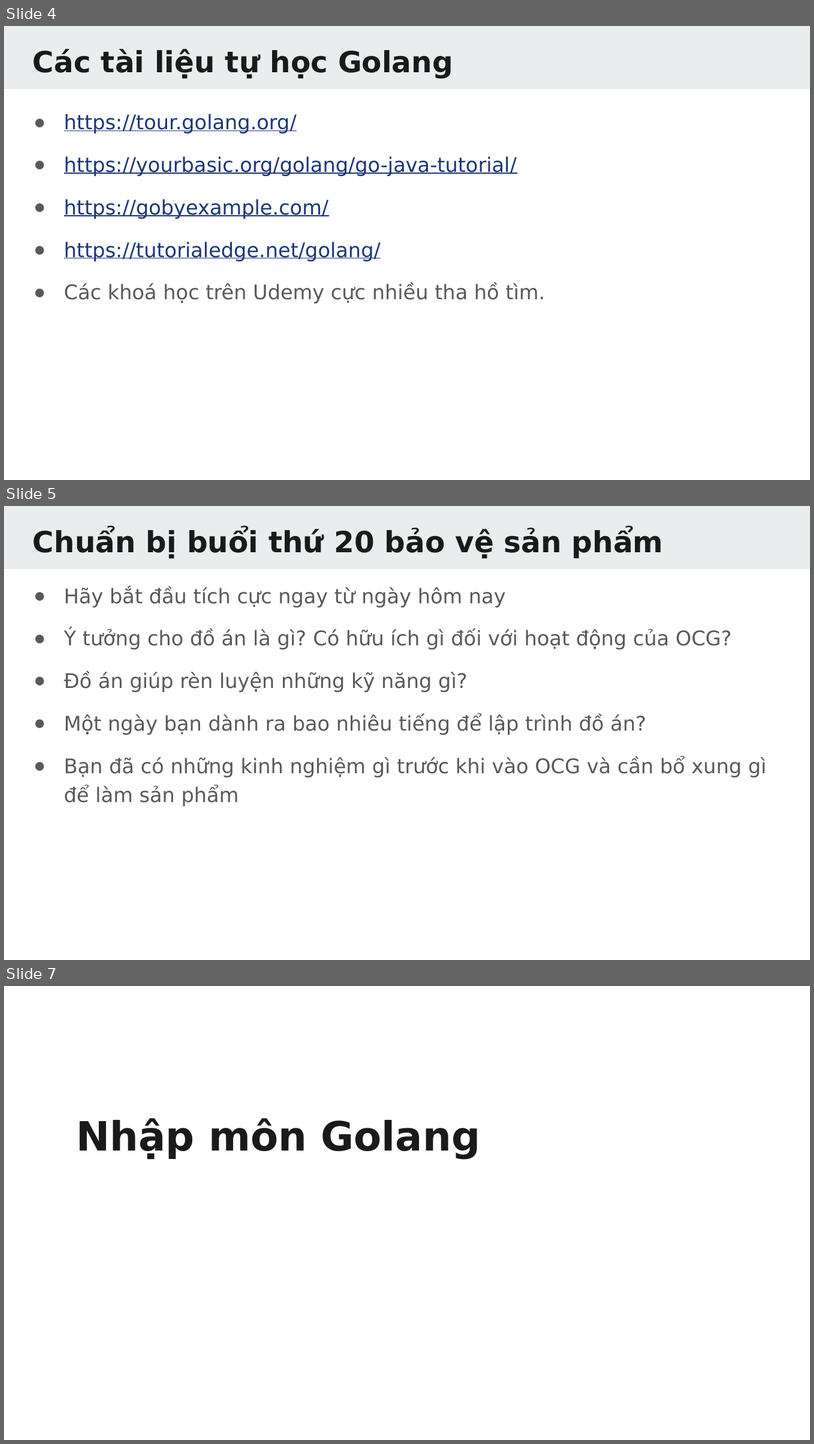
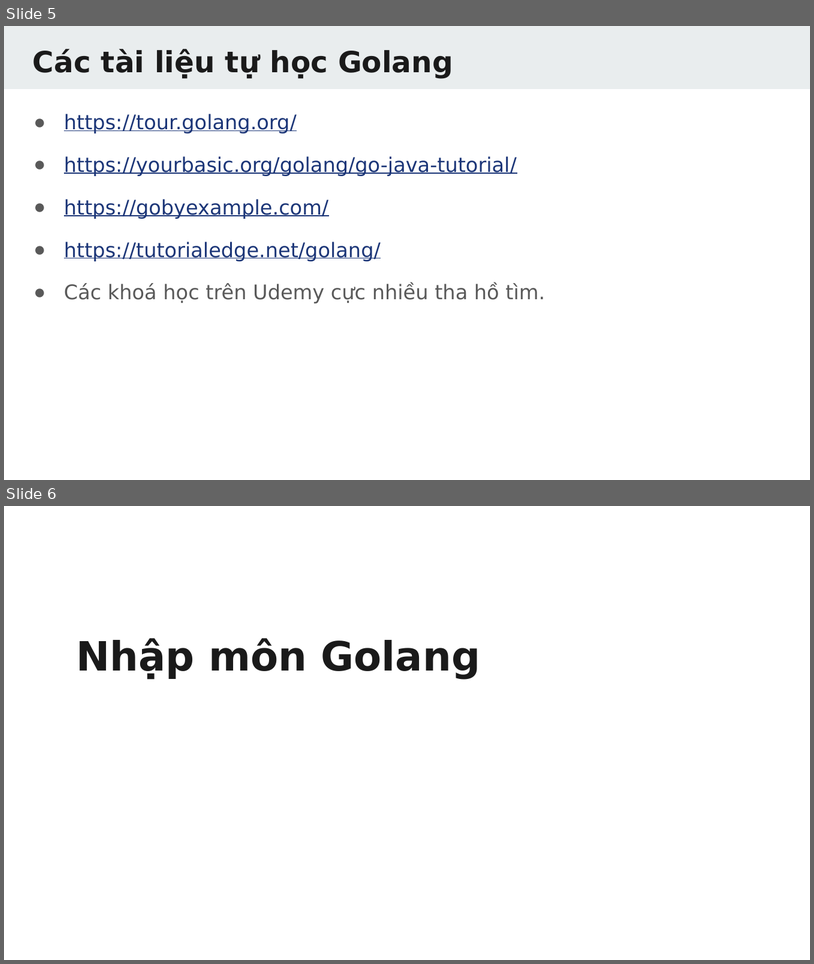
Before and after one commit to TechMaster/golang, a slide deck: slides/GolangBasic1.pptx. Shown one above the other, each under a label of ours: slides 4, 5 and 7 before the commit, slides 5 and 6 after it; the slides between them are not shown. The pictures are 814x1444 and 814x964 pixels, drawn with LibreOffice and Linux fonts; fonts in the diff are those of the drawing. Boxes give left, top, right and bottom in pixels: in the first picture for what was removed or moved away, otherwise in the second. Text is boxed around its words. In the diff, an @@ line names an element or a change of style, - is before the commit and + after.

```diff
--- a/slides/GolangBasic1.pptx
+++ b/slides/GolangBasic1.pptx
@@ slide 5 removed at (4,506,810,960), background #FFFFFF; not listed: 1 template element that a slide beside it also shows @@
@@ title removed at (33,529,664,559) @@
-Chuẩn bị buổi thứ 20 bảo vệ sản phẩm
@@ text removed at (64,586,767,806) @@
-● Hãy bắt đầu tích cực ngay từ ngày hôm nay
-● Ý tưởng cho đồ án là gì? Có hữu ích gì đối với hoạt động của OCG?
-● Đồ án giúp rèn luyện những kỹ năng gì?
-● Một ngày bạn dành ra bao nhiêu tiếng để lập trình đồ án?
-● Bạn đã có những kinh nghiệm gì trước khi vào OCG và cần bổ xung gì để làm sản phẩm
@@ what was slide 4 is now slide 5 @@
@@ what was slide 7 is now slide 6 @@
```
Also in this commit, not shown: 8 slides changed, 5 slides added, 1 other slide removed, 44 other files.
